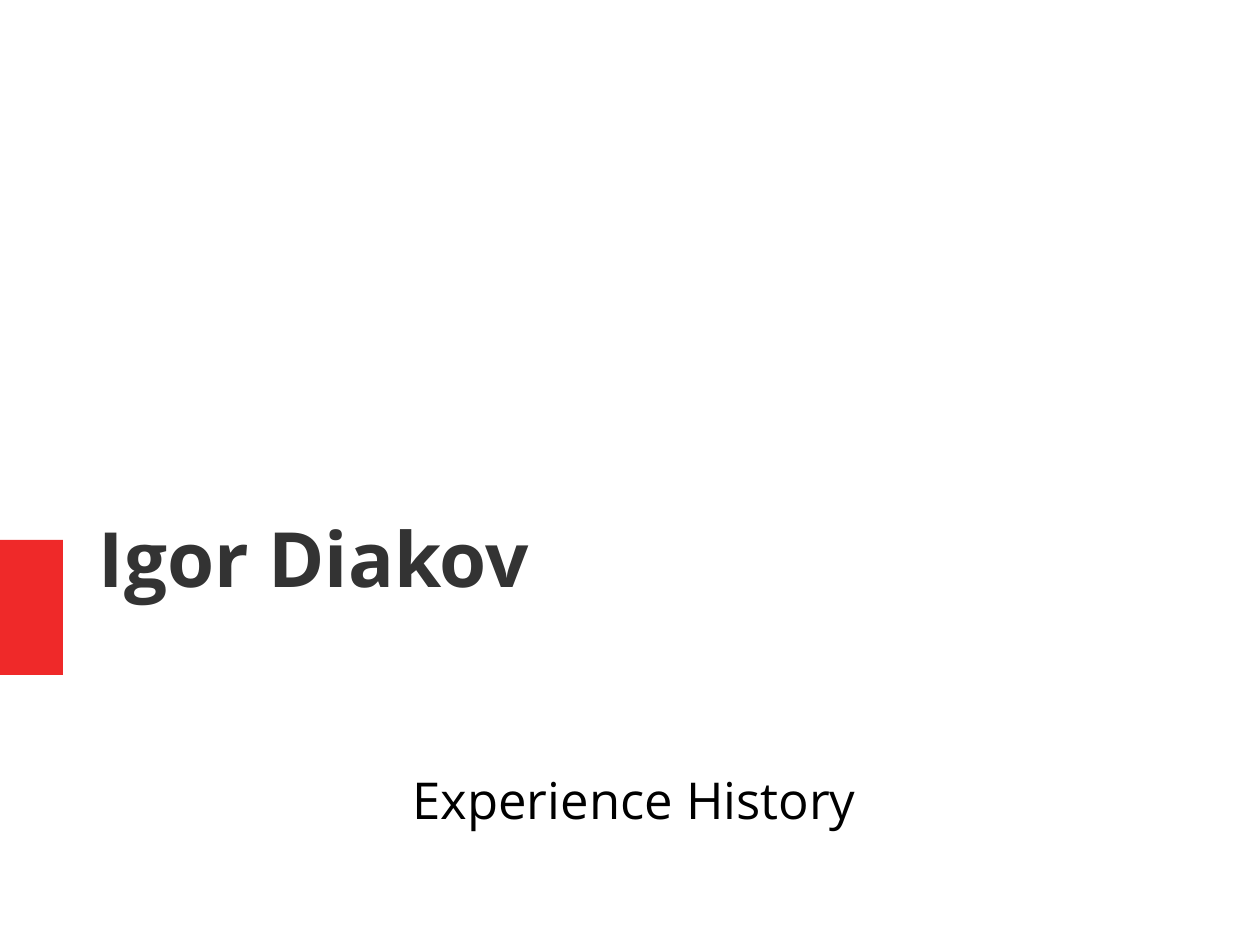
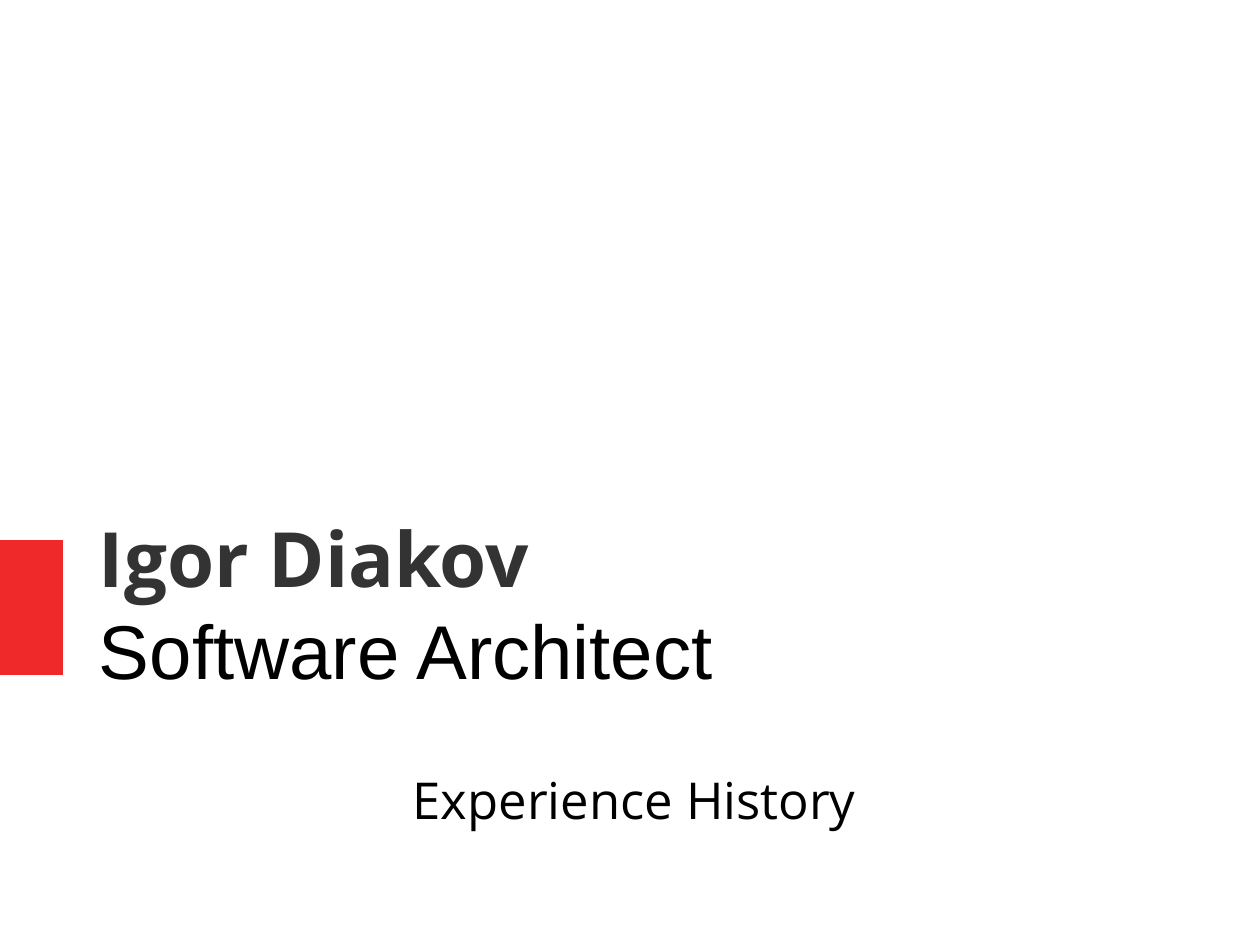
Before and after one commit to dcigor/udacity-car-public, a slide deck: slide 1 of Term1 Computer Vision and Deep Learning/history.pptx. Drawn at 1260x945 pixels with LibreOffice and Linux fonts; fonts in the diff are those of the drawing. Boxes give left, top, right and bottom in pixels: in the first picture for what was removed or moved away, otherwise in the second. Text is boxed around its words. In the diff, an @@ line names an element or a change of style, - is before the commit and + after.

```diff
--- a/Term1 Computer Vision and Deep Learning/history.pptx
+++ b/Term1 Computer Vision and Deep Learning/history.pptx
@@ text at (x1=99, y1=623, x2=712, y2=680): paragraph added @@
+Software Architect
```
Also in this commit, not shown: 2 other slides changed, 1 slide added.
